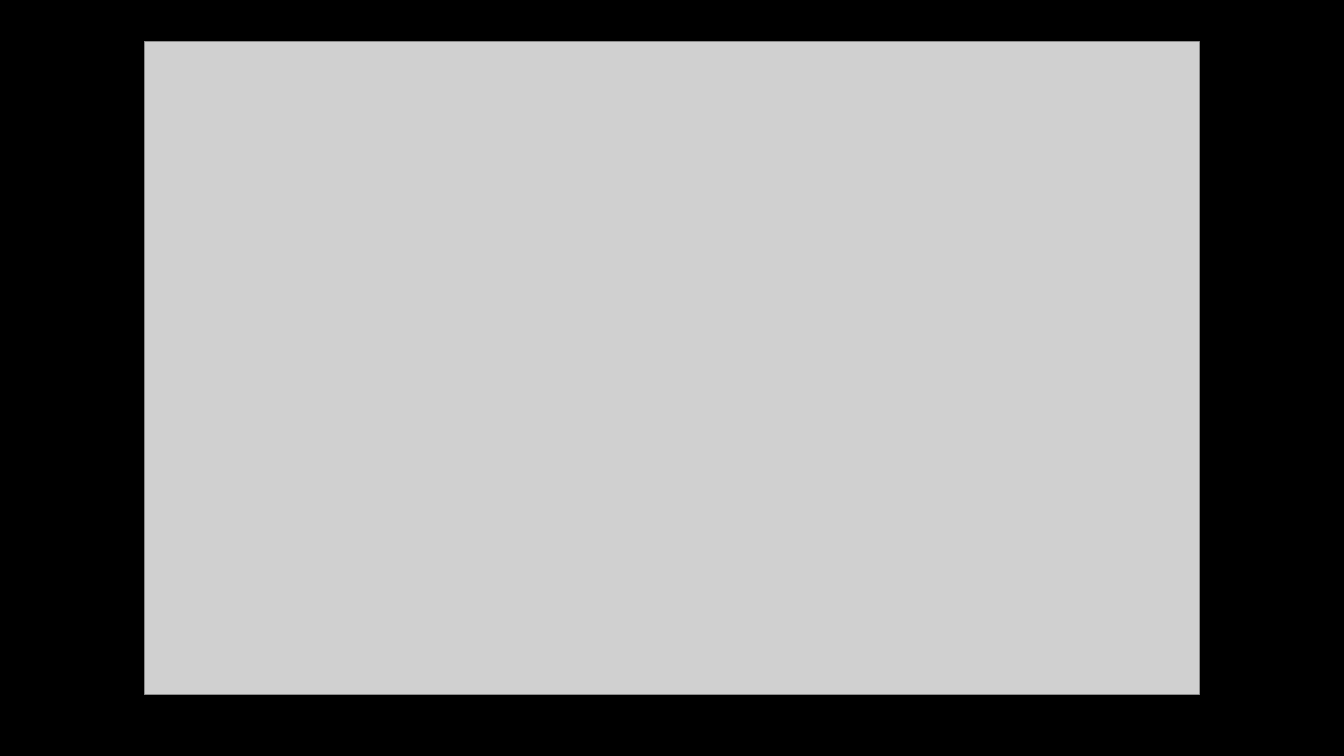
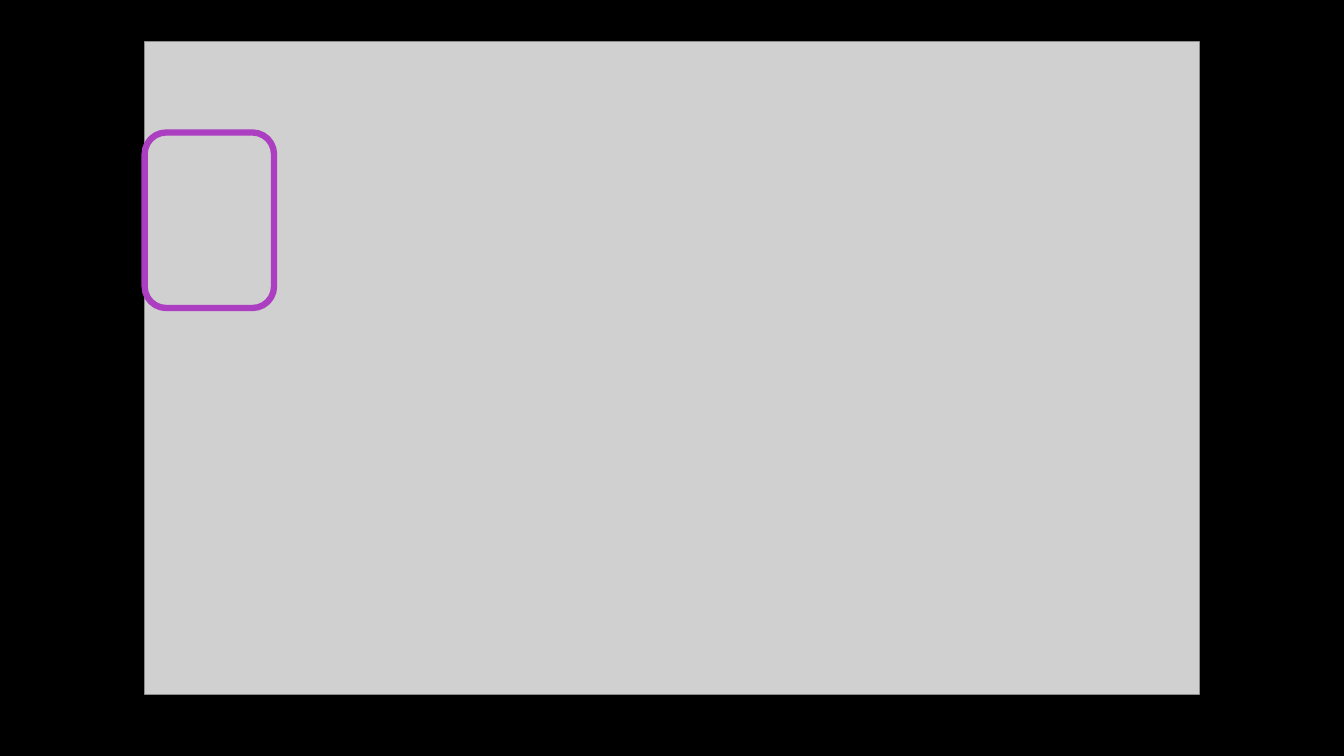
Before and after one commit to nabury/shiny-masterclass, a slide deck: slide 20 of Part 2/Slides part 2.pptx. Drawn at 1344x756 pixels with LibreOffice and Linux fonts; fonts in the diff are those of the drawing; grey boxes stand for pictures; background and template pictures are left out. Boxes give left, top, right and bottom in pixels: in the first picture for what was removed or moved away, otherwise in the second. Text is boxed around its words. In the diff, an @@ line names an element or a change of style, - is before the commit and + after.

```diff
--- a/Part 2/Slides part 2.pptx
+++ b/Part 2/Slides part 2.pptx
@@ rounded rectangle added at box(145, 132, 274, 308), outline #AC3EC1 4.5 pt @@
```
Also in this commit, not shown: 6 other slides changed, 4 slides added, 4 slides removed.
